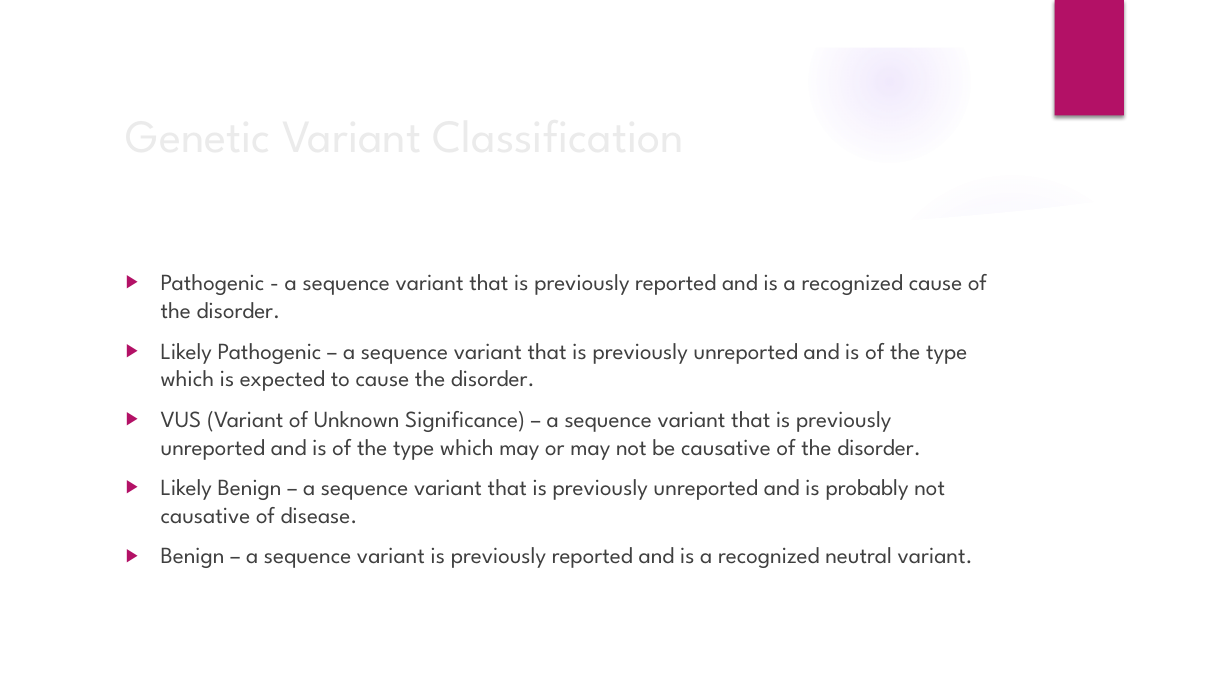
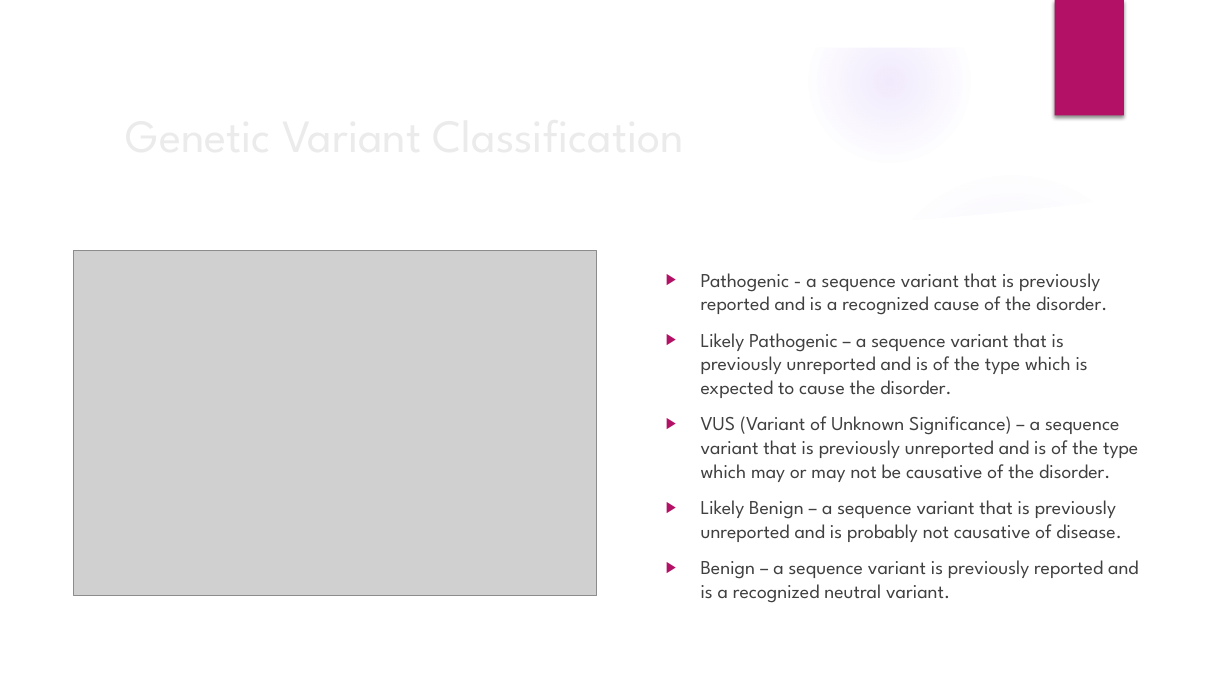
Before and after one commit to mrm00/Genetic-Variants-Classification, a slide deck: slide 3 of presentation slides.pptx. Drawn at 1232x693 pixels with LibreOffice and Linux fonts; fonts in the diff are those of the drawing; grey boxes stand for pictures; background and template pictures are left out. Boxes give left, top, right and bottom in pixels: in the first picture for what was removed or moved away, otherwise in the second. Text is boxed around its words. In the diff, an @@ line names an element or a change of style, - is before the commit and + after.

```diff
--- a/presentation slides.pptx
+++ b/presentation slides.pptx
@@ picture added at (x1=74, y1=250, x2=597, y2=596) @@
@@ text "Pathogenic - a sequence variant ..." moved from (x1=161, y1=274, x2=987, y2=568) to (x1=701, y1=273, x2=1139, y2=603) @@
@@ text "Pathogenic - a sequence variant ..." at (x1=701, y1=273, x2=1139, y2=603): size 18 to 15.3 pt @@
```
Also in this commit, not shown: 3 other slides changed, 1 slide removed.
